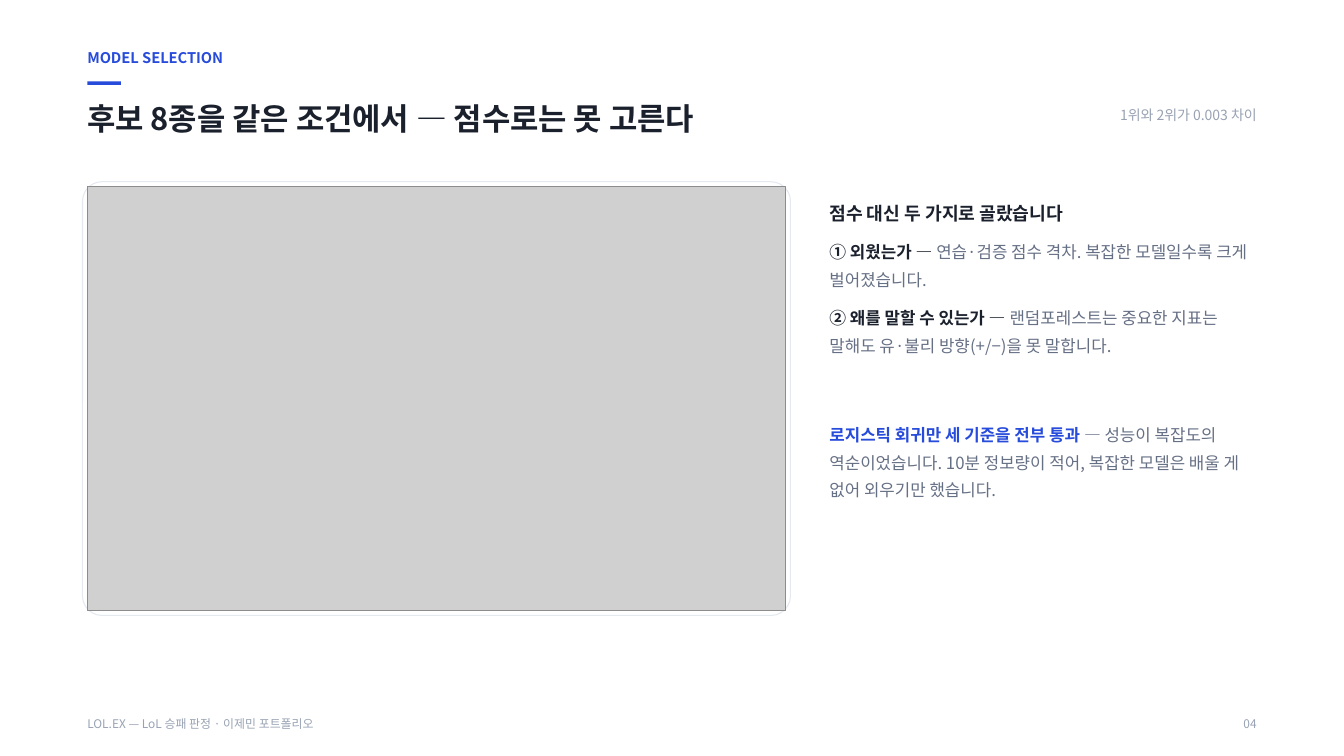
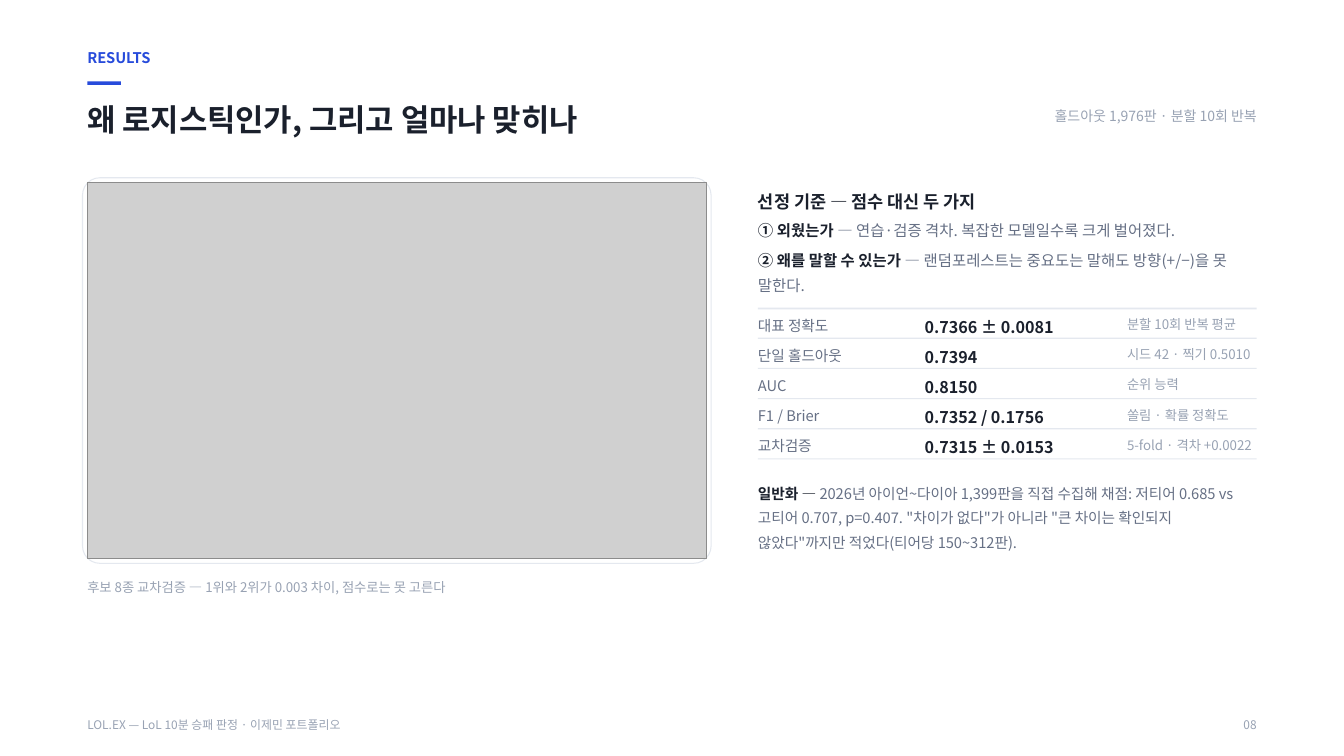
Before and after one commit to wpalswpa/lol-win-prediction, a slide deck: slide 8 of LOLEX_포트폴리오.pptx (slide 4 before the commit). Drawn at 1344x756 pixels with LibreOffice and Linux fonts; fonts in the diff are those of the drawing; grey boxes stand for pictures. Boxes give left, top, right and bottom in pixels: in the first picture for what was removed or moved away, otherwise in the second. Text is boxed around its words. In the diff, an @@ line names an element or a change of style, - is before the commit and + after.

```diff
--- a/LOLEX_포트폴리오.pptx
+++ b/LOLEX_포트폴리오.pptx
@@ text at bbox=[87, 52, 150, 63]: text changed @@
-MODEL SELECTION
+RESULTS
@@ text at bbox=[87, 105, 578, 138]: text changed @@
-후보 8종을 같은 조건에서 — 점수로는 못 고른다
+왜 로지스틱인가, 그리고 얼마나 맞히나
@@ text at bbox=[1055, 109, 1257, 123]: text changed @@
-1위와 2위가 0.003 차이
+홀드아웃 1,976판 · 분할 10회 반복
@@ rounded rectangle: place and size @@
-rounded rectangle at bbox=[83, 181, 790, 615]
+rounded rectangle at bbox=[83, 177, 712, 564]
@@ picture: place and size @@
-picture at bbox=[88, 187, 786, 611]
+picture at bbox=[88, 182, 707, 559]
@@ text added at bbox=[758, 193, 976, 210], 12.5 pt, text #1A202C, bold @@
+선정 기준 — 점수 대신 두 가지
@@ text at bbox=[758, 223, 1227, 292]: text changed; size 12 to 11 pt @@
-점수 대신 두 가지로 골랐습니다
-① 외웠는가 — 연습·검증 점수 격차. 복잡한 모델일수록 크게 벌어졌습니다.
-② 왜를 말할 수 있는가 — 랜덤포레스트는 중요한 지표는 말해도 유·불리 방향(+/−)을 못 말합니다.
-로지스틱 회귀만 세 기준을 전부 통과 — 성능이 복잡도의 역순이었습니다. 10분 정보량이 적어, 복잡한 모델은 배울 게 없어 외우기만 했습니다.
+① 외웠는가 — 연습·검증 격차. 복잡한 모델일수록 크게 벌어졌다.
+② 왜를 말할 수 있는가 — 랜덤포레스트는 중요도는 말해도 방향(+/−)을 못 말한다.
@@ rectangle added at bbox=[758, 308, 1257, 310], fill #E4E8EF @@
@@ text added at bbox=[758, 319, 828, 332], 10.5 pt, text #667085 @@
+대표 정확도
@@ text added at bbox=[925, 321, 1054, 333], 11.5 pt, text #1A202C, bold @@
+0.7366 ± 0.0081
@@ text added at bbox=[1127, 318, 1236, 330], 9.5 pt, text #98A2B3 @@
+분할 10회 반복 평균
@@ rectangle added at bbox=[758, 338, 1257, 339], fill #E4E8EF @@
@@ text added at bbox=[758, 348, 842, 362], 10.5 pt, text #667085 @@
+단일 홀드아웃
@@ text added at bbox=[925, 351, 978, 363], 11.5 pt, text #1A202C, bold @@
+0.7394
@@ text added at bbox=[1127, 348, 1250, 360], 9.5 pt, text #98A2B3 @@
+시드 42 · 찍기 0.5010
@@ rectangle added at bbox=[758, 368, 1257, 369], fill #E4E8EF @@
@@ text added at bbox=[758, 380, 787, 391], 10.5 pt, text #667085 @@
+AUC
@@ text added at bbox=[925, 381, 978, 393], 11.5 pt, text #1A202C, bold @@
+0.8150
@@ text added at bbox=[1127, 378, 1178, 390], 9.5 pt, text #98A2B3 @@
+순위 능력
@@ rectangle added at bbox=[758, 398, 1257, 399], fill #E4E8EF @@
@@ text added at bbox=[758, 409, 819, 421], 10.5 pt, text #667085 @@
+F1 / Brier
@@ text added at bbox=[925, 411, 1044, 423], 11.5 pt, text #1A202C, bold @@
+0.7352 / 0.1756
@@ text added at bbox=[1127, 409, 1229, 421], 9.5 pt, text #98A2B3 @@
+쏠림 · 확률 정확도
@@ rectangle added at bbox=[758, 429, 1257, 430], fill #E4E8EF @@
@@ text added at bbox=[758, 439, 812, 452], 10.5 pt, text #667085 @@
+교차검증
@@ text added at bbox=[925, 441, 1054, 454], 11.5 pt, text #1A202C, bold @@
+0.7315 ± 0.0153
@@ text added at bbox=[1127, 439, 1252, 451], 9.5 pt, text #98A2B3 @@
+5-fold · 격차 +0.0022
@@ rectangle added at bbox=[758, 459, 1257, 460], fill #E4E8EF @@
@@ text added at bbox=[758, 486, 1233, 551], 10.5 pt, text #667085 @@
+일반화 — 2026년 아이언~다이아 1,399판을 직접 수집해 채점: 저티어 0.685 vs 고티어 0.707, p=0.407. "차이가 없다"가 아니라 "큰 차이는 확인되지 않았다"까지만 적었다(티어당 150~312판).
@@ text added at bbox=[87, 581, 446, 594], 9.5 pt, text #98A2B3 @@
+후보 8종 교차검증 — 1위와 2위가 0.003 차이, 점수로는 못 고른다
@@ text at bbox=[87, 719, 341, 730]: text changed @@
-LOL.EX — LoL 승패 판정 · 이제민 포트폴리오
+LOL.EX — LoL 10분 승패 판정 · 이제민 포트폴리오
@@ text at bbox=[1243, 720, 1256, 729]: text changed @@
-04
+08
```
Also in this commit, not shown: 6 other slides changed, 3 slides added, 6 slides removed, 1 other file.
